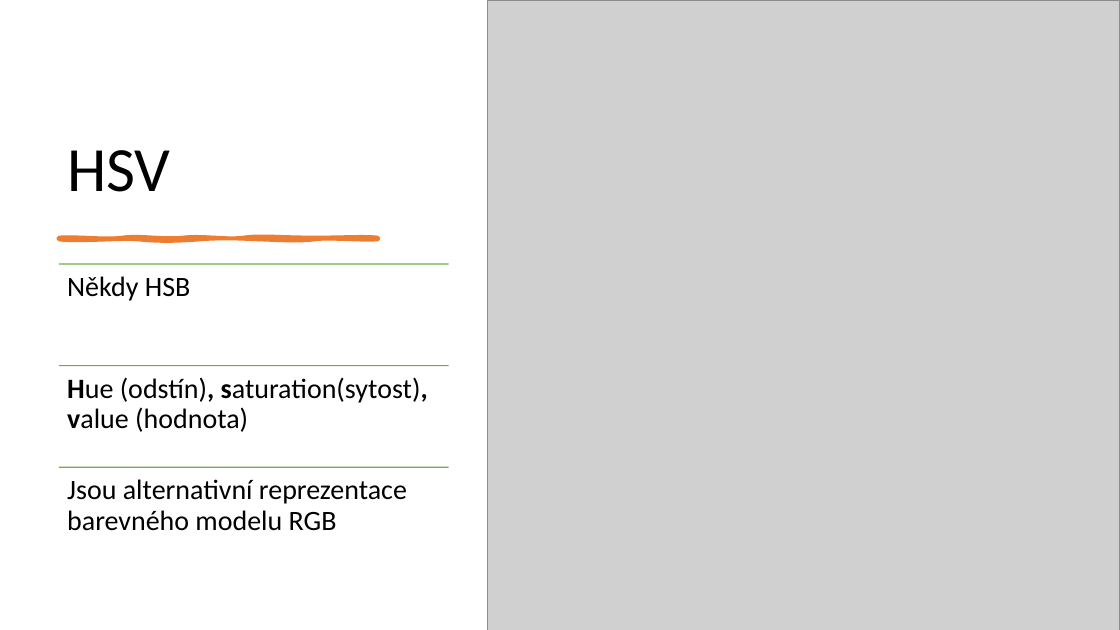
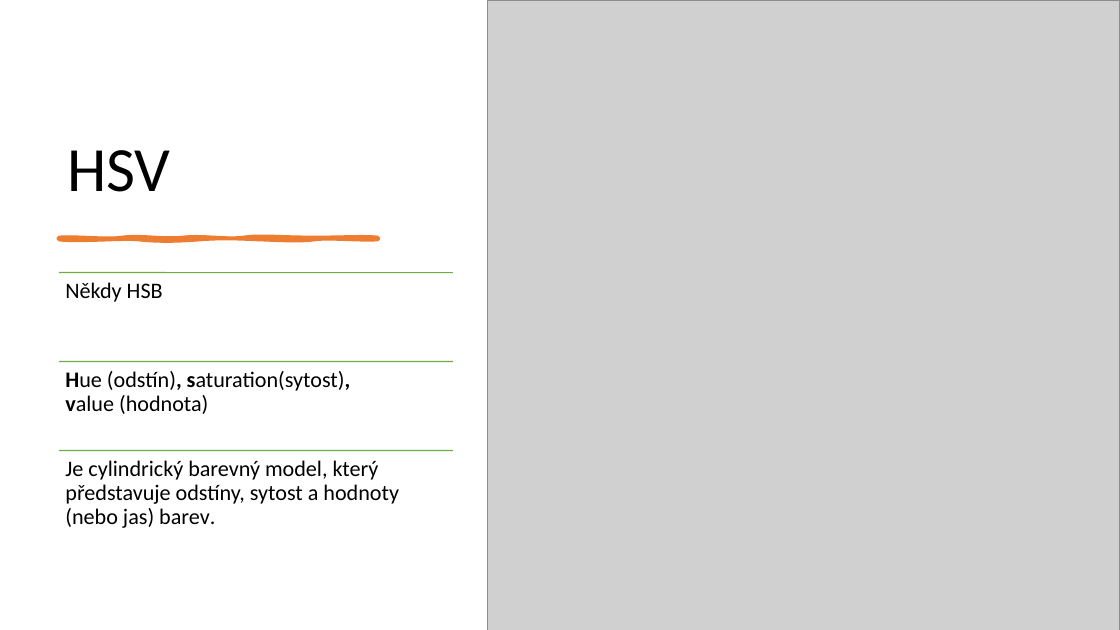
Before and after one commit to ibabayev7/barva, a slide deck: slide 10 of Presentation for IT.pptx. Drawn at 1120x630 pixels with LibreOffice and Linux fonts; fonts in the diff are those of the drawing; grey boxes stand for pictures. Boxes give left, top, right and bottom in pixels: in the first picture for what was removed or moved away, otherwise in the second. Text is boxed around its words. In the diff, an @@ line names an element or a change of style, - is before the commit and + after.

Commit message:
bes 6

```diff
--- a/Presentation for IT.pptx
+++ b/Presentation for IT.pptx
@@ text "Někdy HSB" at bbox=[65, 282, 163, 302]: size 24 to 19 pt; less space between paragraphs @@
@@ line moved from (59, 264) - (449, 264) to (59, 272) - (453, 272) @@
@@ text "Hue (odstín), saturation(sytost), value (hodnota)" at bbox=[65, 371, 351, 414]: size 24 to 19 pt; less space between paragraphs @@
@@ line moved from (59, 365) - (449, 365) to (59, 361) - (453, 361) @@
@@ line moved from (59, 467) - (449, 467) to (59, 450) - (453, 450) @@
@@ text added at bbox=[65, 460, 399, 528], 19 pt, text #000000 @@
+Je cylindrický barevný model, který představuje odstíny, sytost a hodnoty (nebo jas) barev.
@@ text removed at bbox=[67, 479, 407, 531] @@
-Jsou alternativní reprezentace barevného modelu RGB
```
